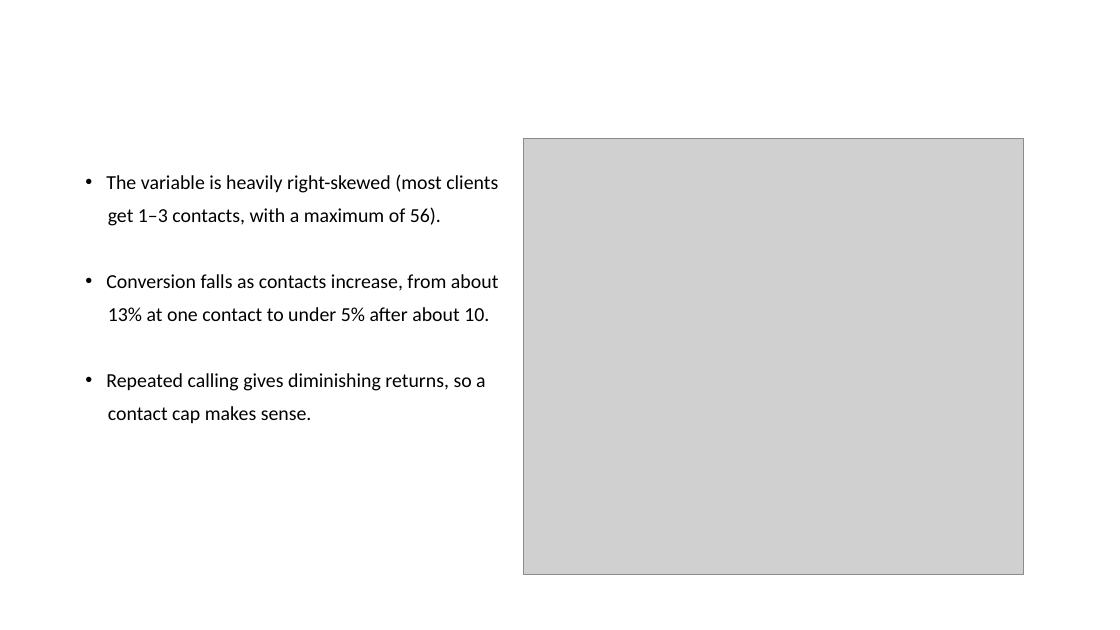
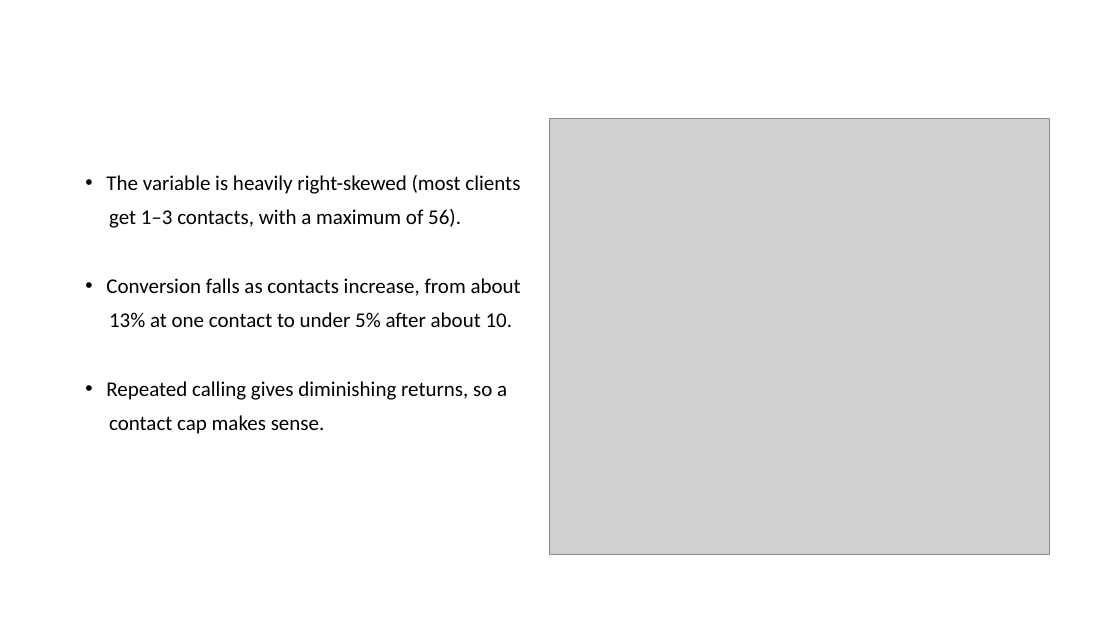
Before and after one commit to anoopungrd/sgh-advanced-analytics-big-data, a slide deck: slide 19 of semester-1/data-mining/project/documentation/Bank Marketing - Term Deposit Subscription.pptx. Drawn at 1120x630 pixels with LibreOffice and Linux fonts; fonts in the diff are those of the drawing; grey boxes stand for pictures. Boxes give left, top, right and bottom in pixels: in the first picture for what was removed or moved away, otherwise in the second. Text is boxed around its words. In the diff, an @@ line names an element or a change of style, - is before the commit and + after.

```diff
--- a/semester-1/data-mining/project/documentation/Bank Marketing - Term Deposit Subscription.pptx
+++ b/semester-1/data-mining/project/documentation/Bank Marketing - Term Deposit Subscription.pptx
@@ picture: place and size @@
-picture at [523,139,1024,575]
+picture at [549,118,1050,555]
@@ text "The variable is heavily right-skewed ..." at [106,175,521,434]: size 17 to 18 pt @@
```
Also in this commit, not shown: 21 other slides changed, 20 slides added, 11 other files.
